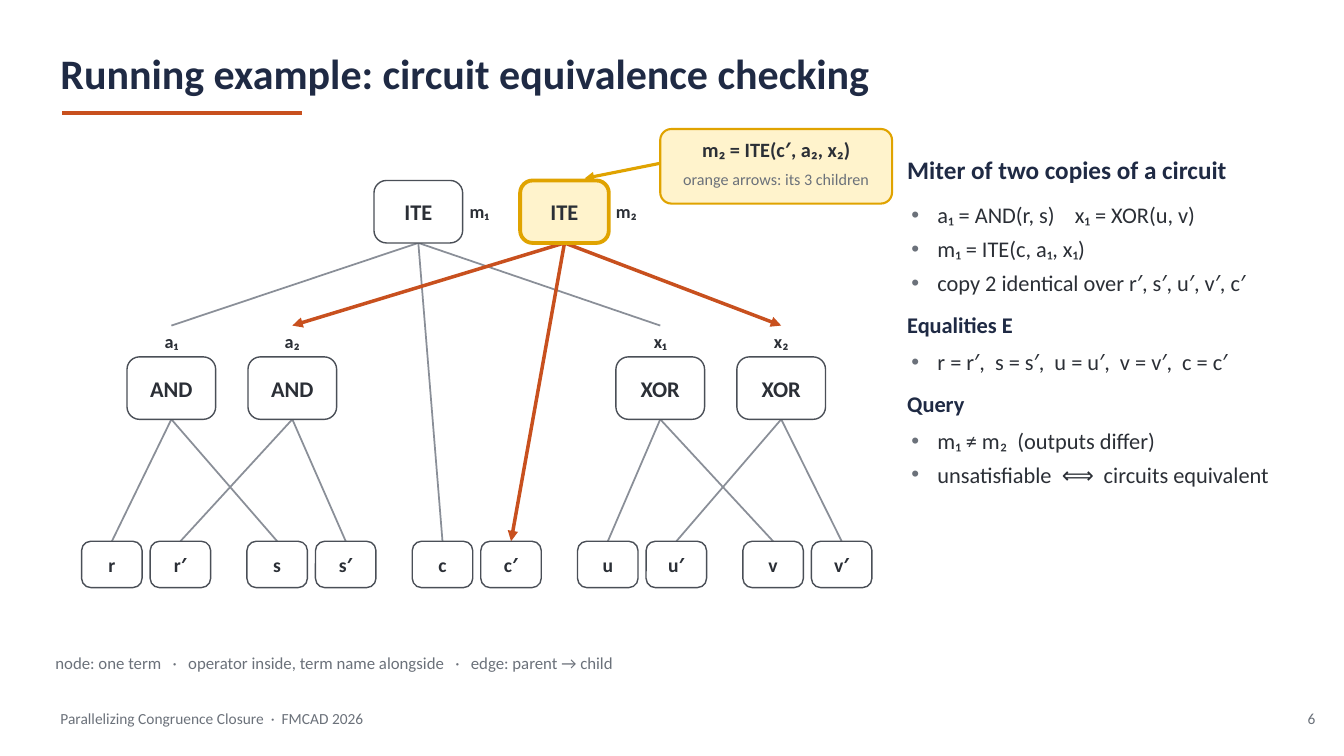
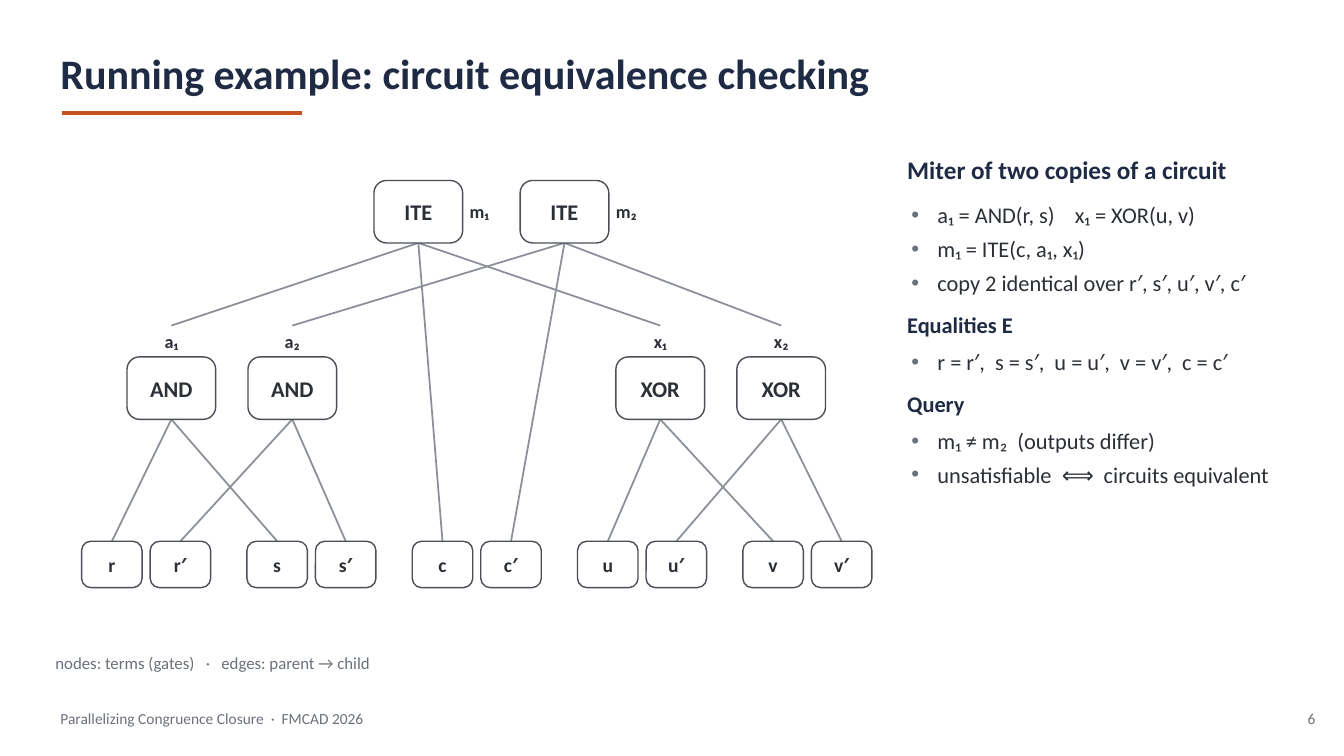
Before and after one commit to amarshah1/parallelcc-paper, a slide deck: slide 6 of slides/parallelcc-part1.pptx. Drawn at 1344x756 pixels with LibreOffice and Linux fonts; fonts in the diff are those of the drawing. Boxes give left, top, right and bottom in pixels: in the first picture for what was removed or moved away, otherwise in the second. Text is boxed around its words. In the diff, an @@ line names an element or a change of style, - is before the commit and + after.

```diff
--- a/slides/parallelcc-part1.pptx
+++ b/slides/parallelcc-part1.pptx
@@ rounded rectangle removed at [660, 129, 892, 204] @@
@@ text removed at [702, 142, 851, 160] @@
-m₂ = ITE(c′, a₂, x₂)
@@ arrow removed from (660, 163) to (585, 178) @@
@@ text removed at [683, 174, 869, 188] @@
-orange arrows: its 3 children
@@ rounded rectangle "ITE" at [520, 180, 609, 243]: fill #FFF3CC to #FFFFFF; outline #E0A300 2.75 pt to #4A4F57 1 pt @@
@@ arrow (565, 243) - (292, 326): arrow to line; stroke #C8501E 2.5 pt to #8A8F98 1.25 pt @@
@@ arrow (565, 243) - (511, 541): arrow to line; stroke #C8501E 2.5 pt to #8A8F98 1.25 pt @@
@@ arrow (565, 243) - (781, 326): arrow to line; stroke #C8501E 2.5 pt to #8A8F98 1.25 pt @@
@@ text at [55, 657, 369, 672]: text changed @@
-node: one term · operator inside, term name alongside · edge: parent → child
+nodes: terms (gates) · edges: parent → child
```
Also in this commit, not shown: 20 other slides changed, 2 slides added, 1 other file.
